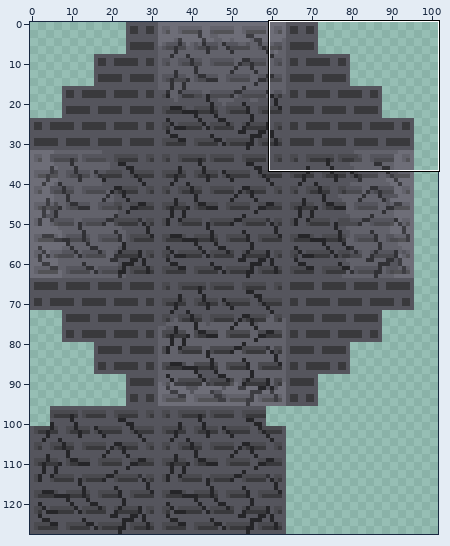
Sprite sheet, stored at android/assets/tileset_ruin.png. Above, an overview of the earlier version with the close-up marked.
Close-up. Before the edit:
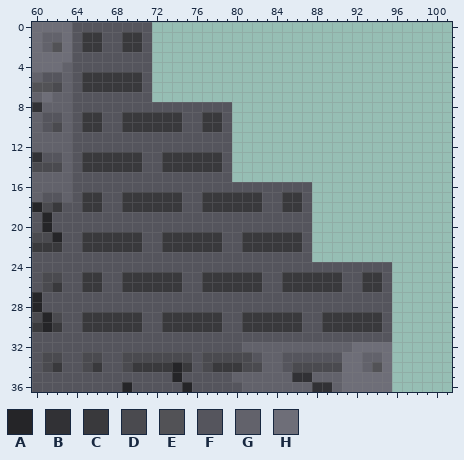
The file is 128x128 pixels. Colours within 5 levels of each other are drawn and written as one. Shown: x 60..101, y 0..36. The wide view leaves out empty margins. The commit also changed other parts of the picture, which this record leaves out.
Palette (. is transparent): A #252528  B #313135  C #39393c  D #4a4a4f  E #525256  F #55555d  G #62626b  H #6e6e78
Pixels before, first column x 60:
 0 HHHHFFFFFFFF........................
 1 HGGHFCCFFCCF........................
 2 HGEHFCCFFCCF........................
 3 HHHHFFFFFFFF........................
 4 HHHGFFFFFFFF........................
 5 GFFGFCCCCCCF........................
 6 EEDGFCCCCCCF........................
 7 GHGGFFFFFFFF........................
 8 BGGGFFFFFFFFFFFFFFFF................
 9 GFFGFCCFFCCCCCCFFCCF................
10 GFDGFCCFFCCCCCCFFCCF................
11 GGGGFFFFFFFFFFFFFFFF................
12 GGGGFFFFFFFFFFFFFFFF................
13 BFFGFCCCCCCFFCCCCCCF................
14 DDDGFCCCCCCFFCCCCCCF................
15 GGGGFFFFFFFFFFFFFFFF................
16 GGGGFFFFFFFFFFFFFFFFFFFFFFFF........
17 GFFGFCCFFCCCCCCFFCCCCCCFFCCF........
18 ADCFFCCFFCCCCCCFFCCCCCCFFCCF........
19 FAFFFFFFFFFFFFFFFFFFFFFFFFFF........
20 FAFFFFFFFFFFFFFFFFFFFFFFFFFF........
21 DDAFFCCCCCCFFCCCCCCFFCCCCCCF........
22 CCCFFCCCCCCFFCCCCCCFFCCCCCCF........
23 FFFFFFFFFFFFFFFFFFFFFFFFFFFF........
24 FFFFFFFFFFFFFFFFFFFFFFFFFFFFFFFFFFFF
25 FDDFFCCFFCCCCCCFFCCCCCCFFCCCCCCFFCCF
26 FDCFFCCFFCCCCCCFFCCCCCCFFCCCCCCFFCCF
27 AFFFFFFFFFFFFFFFFFFFFFFFFFFFFFFFFFFF
28 AFFFFFFFFFFFFFFFFFFFFFFFFFFFFFFFFFFF
29 DADFFCCCCCCFFCCCCCCFFCCCCCCFFCCCCCCF
30 CACFFCCCCCCFFCCCCCCFFCCCCCCFFCCCCCCF
31 FFFFFFFFFFFFFFFFFFFFFFFFFFFFFFFFFFFF
32 FFFFFFFFFFFFFFFFFFFFFGGGGGGGGGGGHHHH
33 FDDFFDDFFDDDDDDDFDDDDDFGGFFFFFFHHGGH
34 FDCFFDCFFDCCCCACFDCCCDDGGFDDDDDHHGEH
35 FFFFFFFFFFFFFFAFFFFFGGGGGGBBGGGHHHHH
36 FFFFFFFFFAFFFFFAFFFFFGGGGGGGBBGHHHHH
Now the later version:
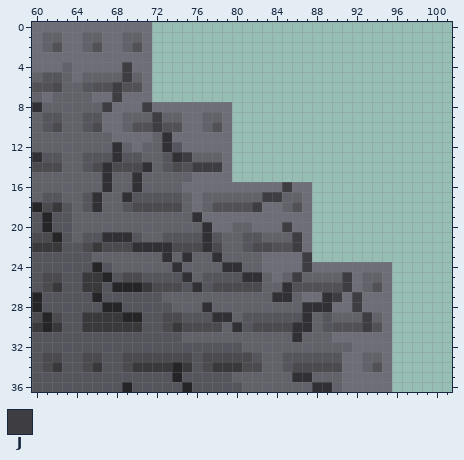
Colours new in this view: J #3d3d42
The edit:
Changed rows in their new state; - is an unchanged pixel.
first column x 64:
 0 HHHHHHHH------------------------
 1 HGGHHGGH------------------------
 2 HGEHHGEH------------------------
 3 HHHHHHHH------------------------
 4 HHHHHJHH------------------------
 5 HGGGGJGH------------------------
 6 GFEEJEEH------------------------
 7 GGHHJHHH------------------------
 8 GGGJHHHJHHHHHHHH----------------
 9 GFFHHGGGJGGHHGGH----------------
10 GFDHHGEEJEEHHGEH----------------
11 GGGGHHHHGBHHHHHH----------------
12 GGGGBGHGGB-HHHHH----------------
13 GFFFBFFGGFBJGGGH----------------
14 GFDBDDDBGFDEJJJH----------------
15 GGGBGGBGGGGGHHHH----------------
16 GGGBGGBGGGGHHHHHHHHHHJHH--------
17 GFBGGBFFFFFGHGGGGGGJJGGH--------
18 GFBGGFDDDDDGHGEEEEJHHGEH--------
19 GGGGGGGGGGGGBHHHHHHHHHHH--------
20 GGGGGGGGGGGGGBHHGGHHHJHH--------
21 GFFBBBFGGFFFFBFGGFFGGGJH--------
22 -D-DDDBBBBDDDBDGGFDDEEJH--------
23 --GGGGGGGBGBGGBGGGGHHHHJ--------
24 --A-GGGGGGBGGGGBBGGHHHHJHHHHHHHH
25 ---A-DDFFFFBGFFFFBBGHGJGGGGJHGGH
26 ----AAA-DDD-BFDDDDDGGBEEEEEJHGEH
27 --A------GGGGGGGGGGGBBGHHBJHJHHH
28 ---AA-----GGGBGGGGGGGGGBBBHHJHHH
29 -----AA--DDFFFBBGFFFFFFBGFGGGJGH
30 ---------D-DDDDGBFDDDDBBGFEEEJEH
31 -----------GGGGGGGGGGGBGGGHHHHHH
Boxes around the changes in both close-ups, in picture pixels (x1, y1, x2, y2):
changed: (72, 22, 392, 342)
